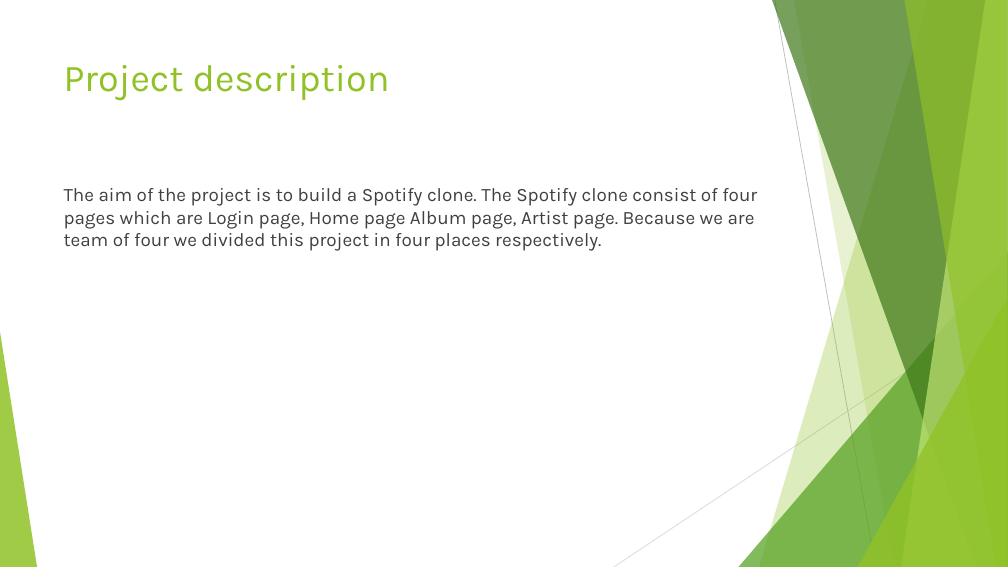
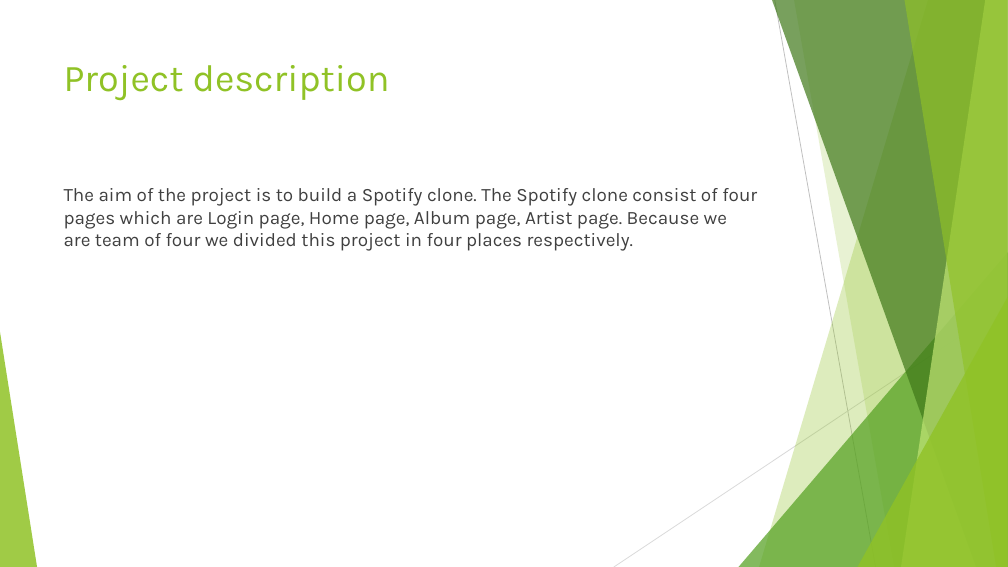
Before and after one commit to emmas4impact/Buildweek1-Spotify-Clone, a slide deck: slide 2 of Build Week1.pptx. Drawn at 1008x567 pixels with LibreOffice and Linux fonts; fonts in the diff are those of the drawing. Boxes give left, top, right and bottom in pixels: in the first picture for what was removed or moved away, otherwise in the second. Text is boxed around its words. In the diff, an @@ line names an element or a change of style, - is before the commit and + after.

Commit message:
ppt

```diff
--- a/Build Week1.pptx
+++ b/Build Week1.pptx
@@ text at <box>64,188,757,251</box>: text changed @@
-The aim of the project is to build a Spotify clone. The Spotify clone consist of four pages which are Login page, Home page Album page, Artist page. Because we are team of four we divided this project in four places respectively.
+The aim of the project is to build a Spotify clone. The Spotify clone consist of four pages which are Login page, Home page, Album page, Artist page. Because we are team of four we divided this project in four places respectively.
```
